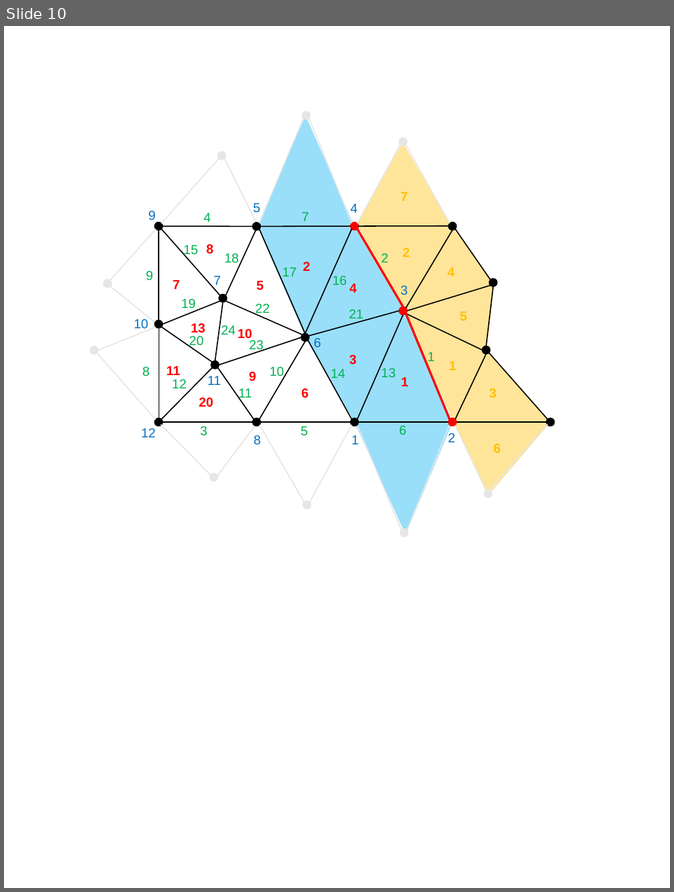
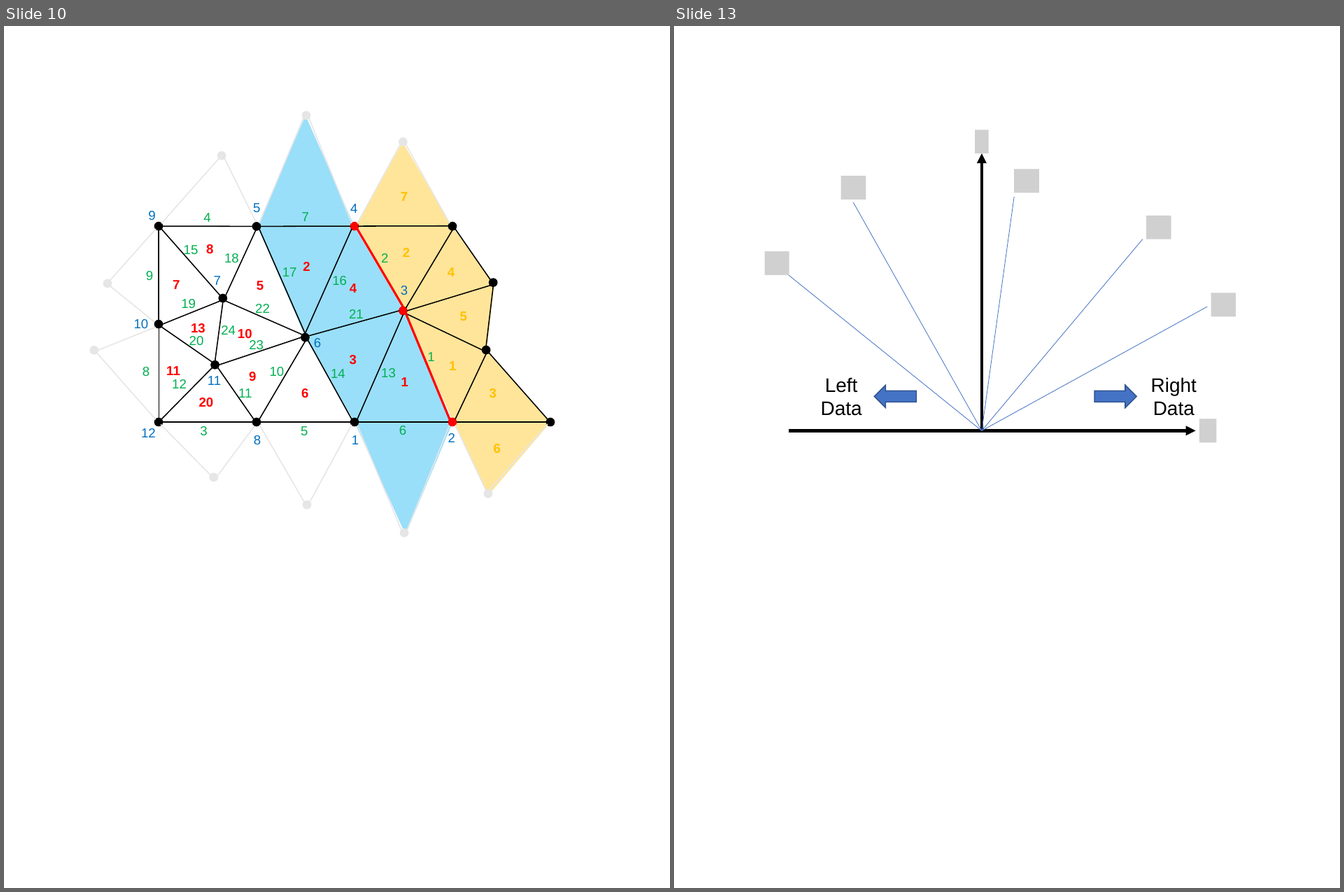
Before and after one commit to xuxiaoli-1993/xuxiaoli-1993.github.io, a slide deck: myCFDTutorial/Figures.pptx. Shown side by side, each under a label of ours: slide 10 before the commit, slides 10 and 13 after it; the slides between them are not shown. The pictures are 674x892 and 1344x892 pixels, drawn with LibreOffice and Linux fonts; fonts in the diff are those of the drawing; grey boxes stand for pictures. Boxes give left, top, right and bottom in pixels: in the first picture for what was removed or moved away, otherwise in the second. Text is boxed around its words. In the diff, an @@ line names an element or a change of style, - is before the commit and + after.

```diff
--- a/myCFDTutorial/Figures.pptx
+++ b/myCFDTutorial/Figures.pptx
@@ slide 13 added at (674,26,1340,888), background #FFFFFF @@
@@ picture added at (975,130,989,153) @@
@@ arrow added from (982, 431) to (982, 154), #000000 3 pt @@
@@ picture added at (1014,170,1039,193) @@
@@ picture added at (841,176,866,200) @@
@@ line added from (982, 431) to (853, 202), #4472C4 0.5 pt @@
@@ line added from (982, 431) to (1014, 197), #4472C4 0.5 pt @@
@@ picture added at (1146,216,1172,240) @@
@@ picture added at (765,252,789,275) @@
@@ line added from (982, 431) to (1143, 240), #4472C4 0.5 pt @@
@@ line added from (982, 431) to (789, 275), #4472C4 0.5 pt @@
@@ picture added at (1211,293,1236,317) @@
@@ line added from (982, 431) to (1208, 307), #4472C4 0.5 pt @@
@@ text added at (821,377,862,416), 18 pt, text #000000 @@
+Left Data
@@ text added at (1151,377,1197,416), 18 pt, text #000000 @@
+Right Data
@@ right arrow added at (875,385,917,408), fill #4472C4, outline #325491 1 pt @@
@@ right arrow added at (1095,385,1137,408), fill #4472C4, outline #325491 1 pt @@
@@ picture added at (1199,419,1216,442) @@
@@ arrow added from (789, 431) to (1196, 431), #000000 3 pt @@
```
Also in this commit, not shown: 1 other slide added, 15 other files.
